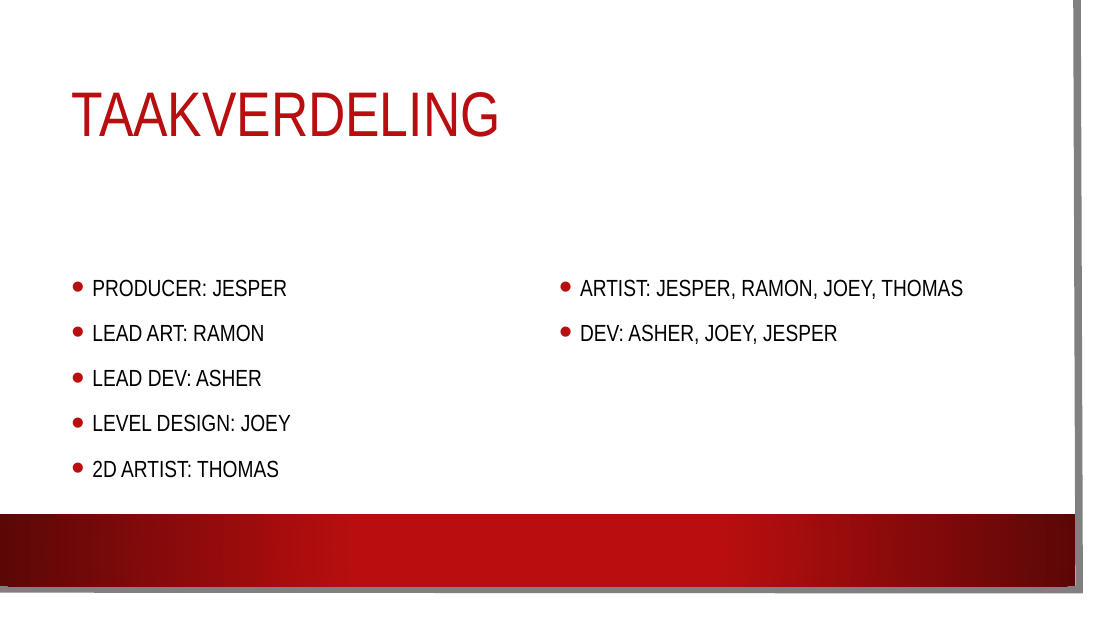
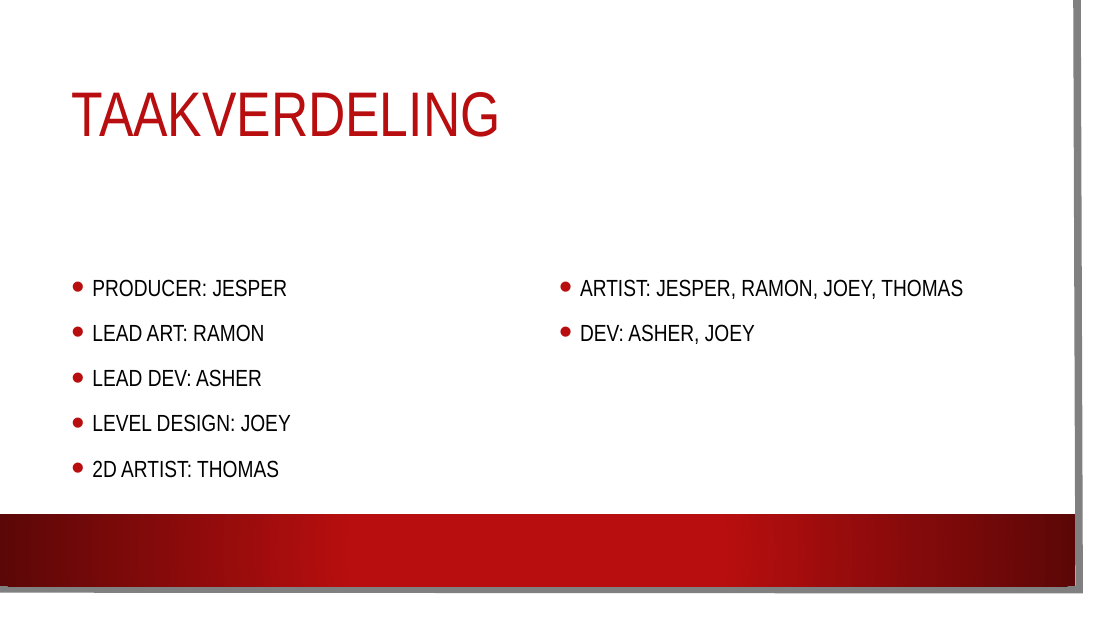
Before and after one commit to JesperKiers/P4, a slide deck: slide 3 of Documentatie/presentatie.pptx (slide 6 before the commit). Drawn at 1120x630 pixels with LibreOffice and Linux fonts; fonts in the diff are those of the drawing; background and template pictures are left out. Boxes give left, top, right and bottom in pixels: in the first picture for what was removed or moved away, otherwise in the second. Text is boxed around its words. In the diff, an @@ line names an element or a change of style, - is before the commit and + after.

```diff
--- a/Documentatie/presentatie.pptx
+++ b/Documentatie/presentatie.pptx
@@ text at (580,324,755,344): text changed @@
-• DEV: ASHER, JOEY, JESPER
+• DEV: ASHER, JOEY
```
Also in this commit, not shown: 1 other slide changed.
